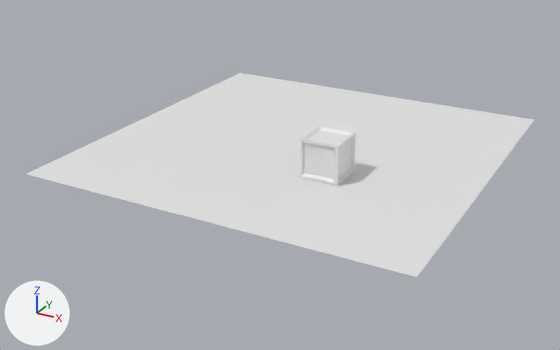
An edit to the Blender file models/Kisten/Holz/01/blend-file/box.blend, drawn before and after from the same camera.
Camera for both pictures: a 50 mm lens placed at (14.5, -31.1, 15.0), pointed at (-3.5, 1.7, -1.4). Arrows for +X, +Y and +Z are at lower left; the lights stay in place. Materials are left out; every surface is plain grey.
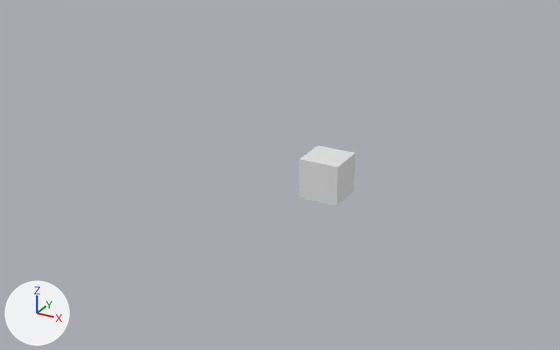
Pixel boxes (x1, y1, x2, y2) of what changed, in the pictures (560 x 350 px):
'Plane', reshaped, moved, rescaled (89% narrower, 70% shorter)
    before: (27, 73, 534, 277)
    after: (299, 146, 355, 206)
'Cube', hidden
    before: (299, 126, 356, 186)

Edits to the bpy script that builds the scene:
```text
Change me_plane:
    where me_plane.from_pydata(...)  # 4 vertices, 1 face; spans x -1.0..1.0, y -1.0..1.0, z 0.0
    used by ob_plane; location = (-2.87, 2.94, 0.03); scale = (9.88, 9.88, 9.88)
    verts and faces of me_plane; kept vertices keep their numbers, new ones are numbered from 4
    before: 0 (-1.0, -1.0, 0.0) at pixel (25, 174), 1 (1.0, -1.0, 0.0) at pixel (417, 277), 2 (-1.0, 1.0, 0.0) at pixel (240, 72), 3 (1.0, 1.0, 0.0) at pixel (534, 119)
    me_plane part 1
    add delete_vertices([*range(0, 4)])  # with the faces that use them
    add verts[4] = (-1.0, -1.0, -1.0)  # pixel (298, 197)
    add verts[5] = (-1.0, -1.0, 1.0)  # pixel (299, 159)
    add verts[6] = (-1.0, 1.0, -1.0)
    add verts[7] = (-1.0, 1.0, 1.0)  # pixel (317, 145)
    add for new, old in zip([*range(8, 12)], [*range(4, 8)]): verts[new] = verts[old] + (2.0, 0.0, 0.0)
    add faces += [(4, 5, 7, 6), (6, 7, 11, 10), (8, 10, 11, 9), (4, 8, 9, 5), (4, 6, 10, 8), (5, 9, 11, 7)]
Change ob_plane:
    ob_plane.scale: (9.88, 9.88, 9.88) -> (1.0, 1.0, 1.0)
    ob_plane.location: (-2.87, 2.94, 0.03) -> (0.0, 0.0, 0.0)
Change ob_cube:
    ob_cube.location: (0.0, 0.0, 1.04) -> (0.0, 0.0, 0.0)
    add ob_cube.hide_render = True
```
